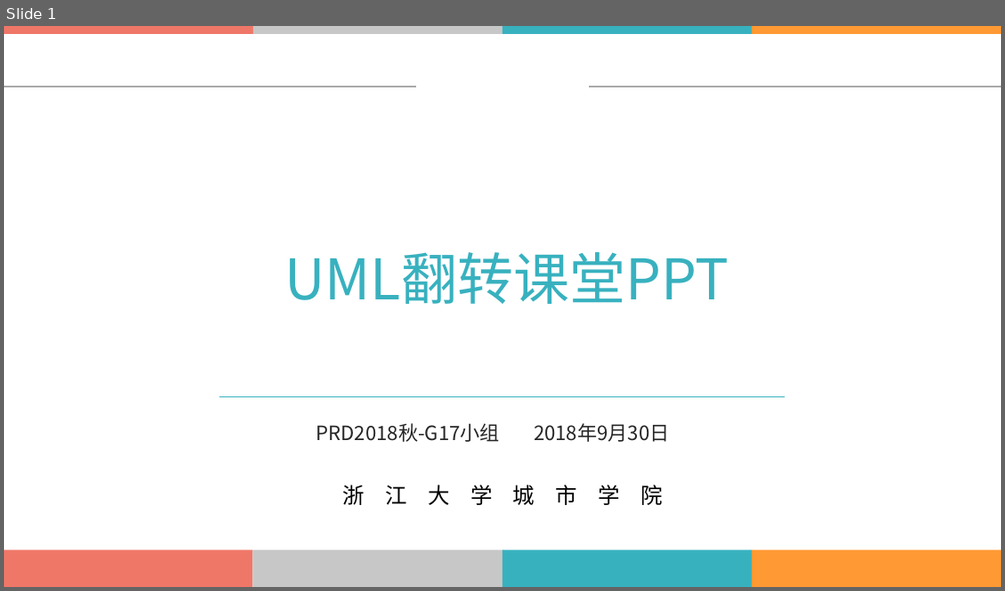
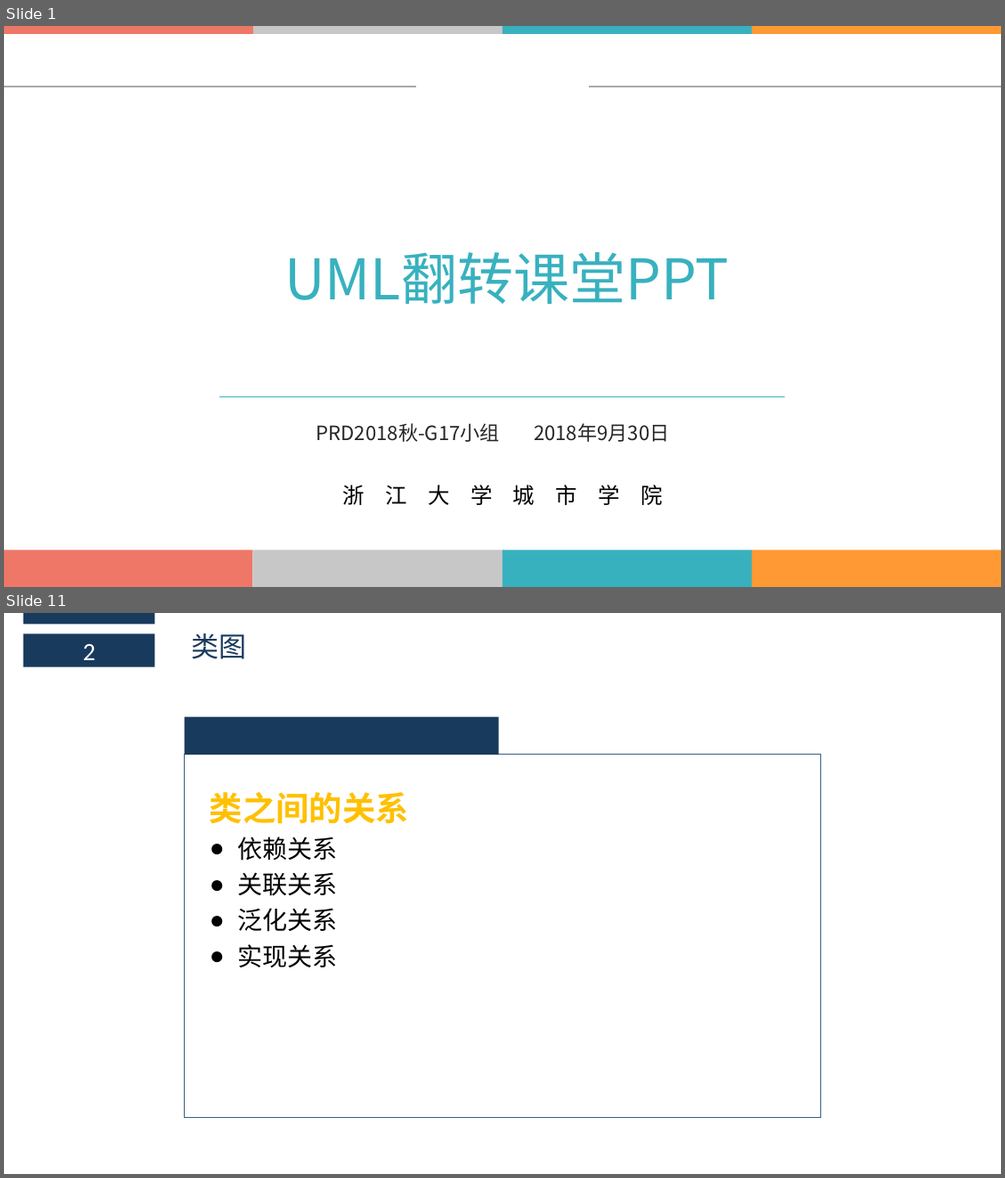
Before and after one commit to boboHh/AssistantTeaching, a slide deck: 非受控文档/01-江亮儒/PRD2018-G11-UML图.pptx. Shown one above the other, each under a label of ours: slide 1 before the commit, slides 1 and 11 after it; the slides between them are not shown. The pictures are 1005x591 and 1005x1178 pixels, drawn with LibreOffice and Linux fonts; fonts in the diff are those of the drawing; background and template pictures are left out. Boxes give left, top, right and bottom in pixels: in the first picture for what was removed or moved away, otherwise in the second. Text is boxed around its words. In the diff, an @@ line names an element or a change of style, - is before the commit and + after.

```diff
--- a/非受控文档/01-江亮儒/PRD2018-G11-UML图.pptx
+++ b/非受控文档/01-江亮儒/PRD2018-G11-UML图.pptx
@@ slide 11 added at [4,613,1001,1174], background #FFFFFF @@
@@ rectangle added at [24,613,155,625], fill #183A5D @@
@@ rectangle added at [24,634,155,666], fill #183A5D, 24 pt, text #FFFFFF @@
+2
@@ text added at [192,633,247,659], 26.6 pt, text #183A5D @@
+类图
@@ rectangle added at [184,717,498,755], fill #183A5D @@
@@ rectangle added at [184,755,820,1118], outline #346182 1 pt @@
@@ text added at [210,792,409,967], 24 pt, text #000000 @@
+类之间的关系
+● 依赖关系
+● 关联关系
+● 泛化关系
+● 实现关系
```
Also in this commit, not shown: 2 slides changed, 21 other slides added, 15 slides removed, 1 other file.
